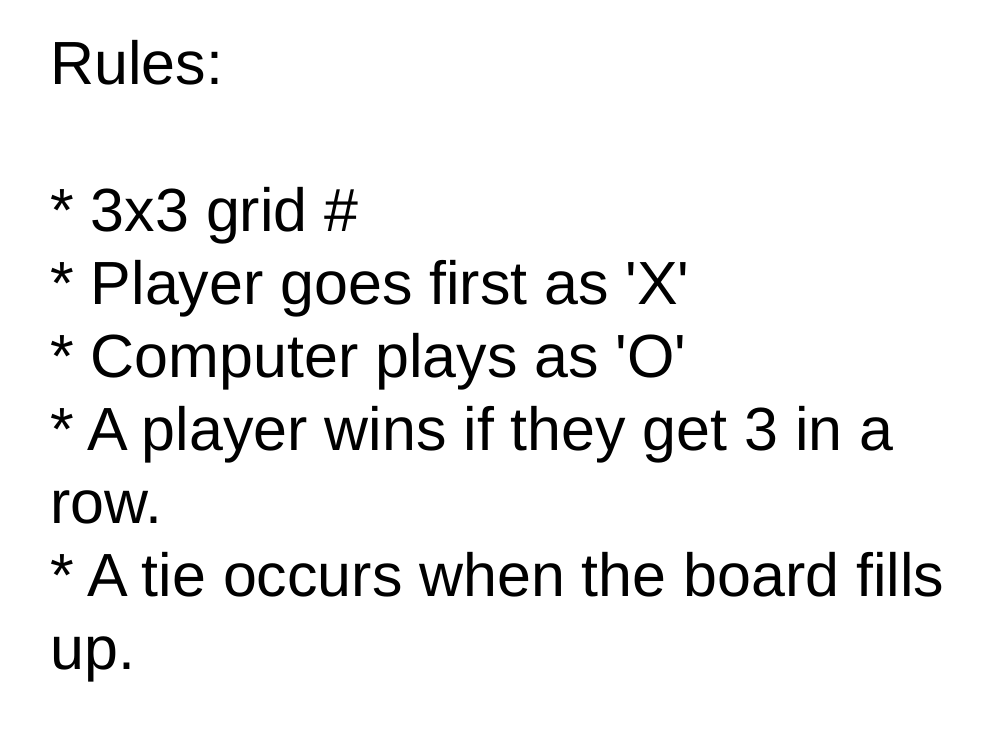
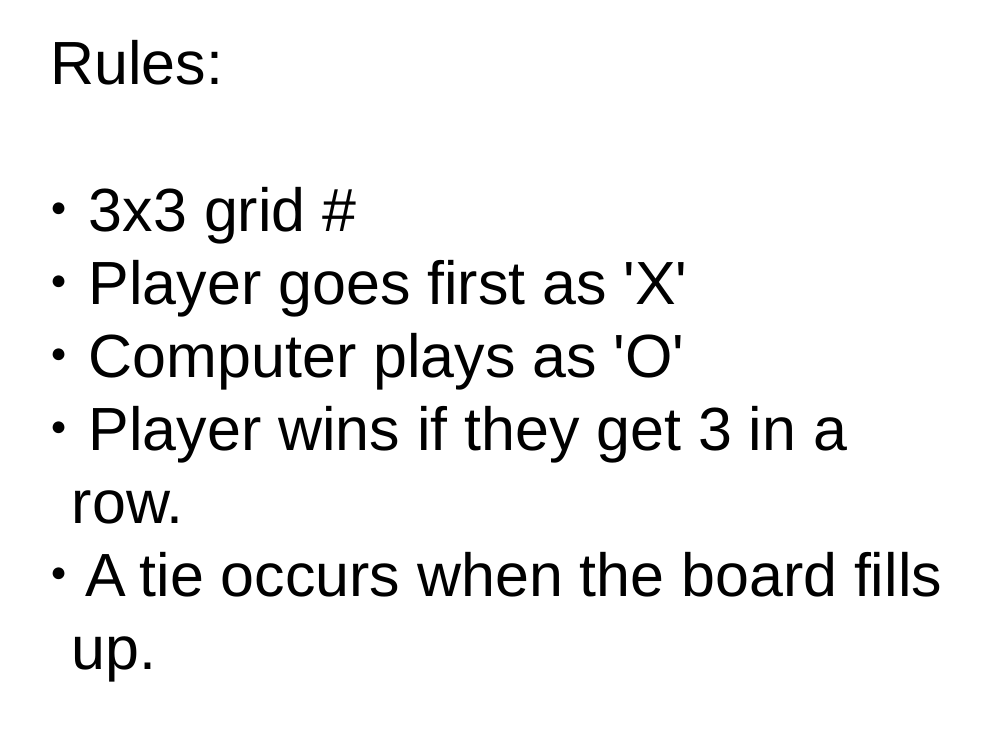
Before and after one commit to pseale/presentation-message-passing, a slide deck: slide 13 of message-passing.odp (slide 11 before the commit). Drawn at 1008x756 pixels with LibreOffice and Linux fonts; fonts in the diff are those of the drawing. Boxes give left, top, right and bottom in pixels: in the first picture for what was removed or moved away, otherwise in the second. Text is boxed around its words. In the diff, an @@ line names an element or a change of style, - is before the commit and + after.

```diff
--- a/message-passing.odp
+++ b/message-passing.odp
@@ subtitle at [72,186,942,681]: text changed @@
-* 3x3 grid #
-* Player goes first as 'X'
-* Computer plays as 'O'
-* A player wins if they get 3 in a row.
-* A tie occurs when the board fills up.
+● 3x3 grid #
+● Player goes first as 'X'
+● Computer plays as 'O'
+● Player wins if they get 3 in a row.
+● A tie occurs when the board fills up.
```
Also in this commit, not shown: 3 other slides changed, 5 slides added, 1 slide removed, 7 other files.
